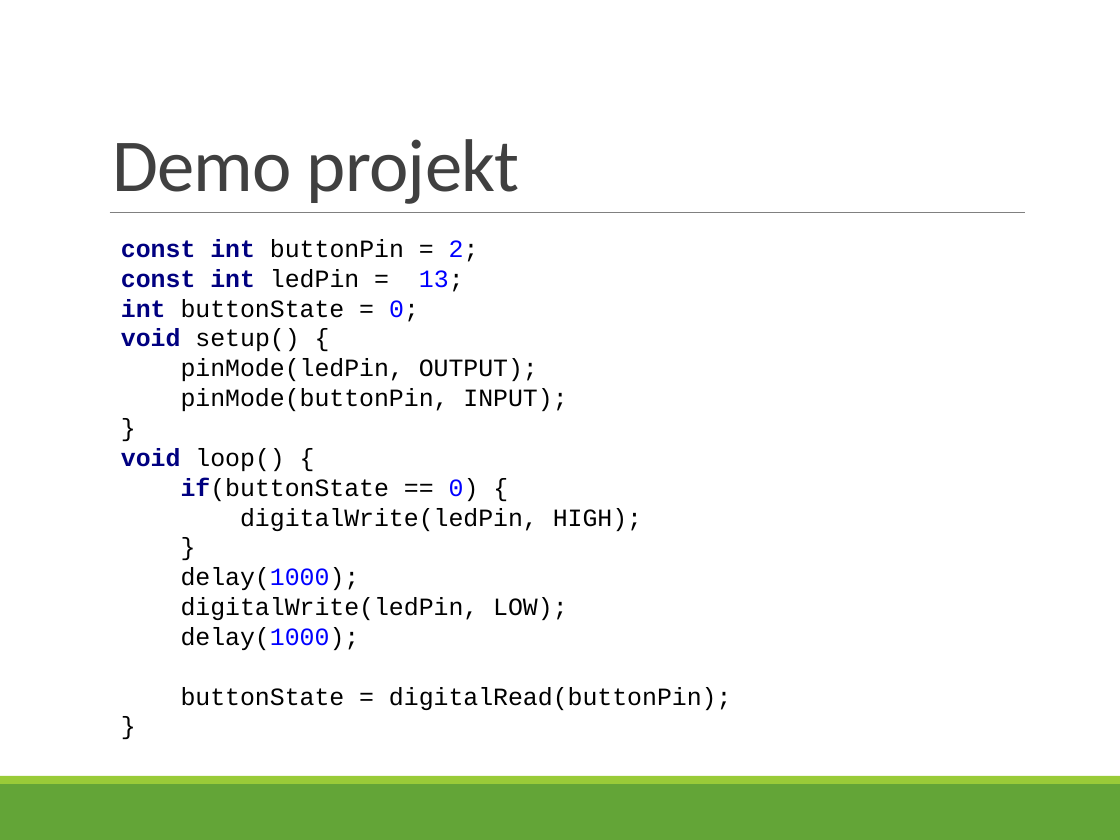
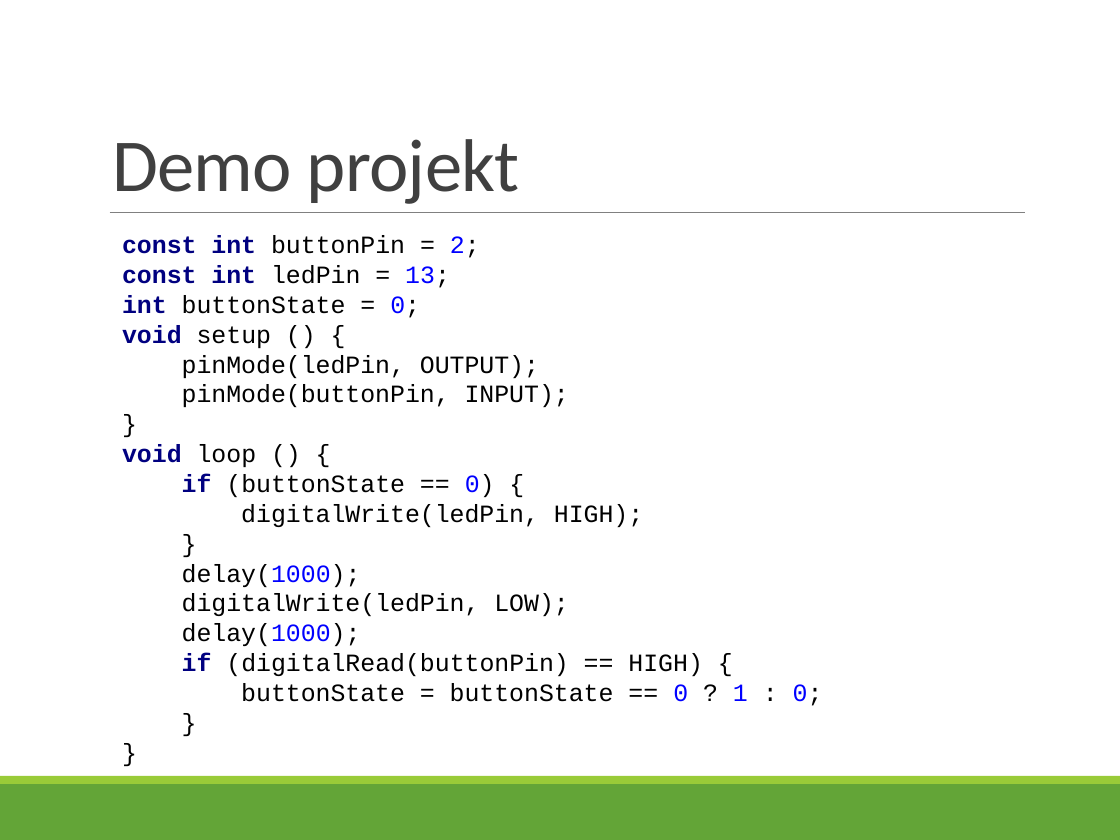
Before and after one commit to ppatrik/DiplomovaPraca, a slide deck: slide 5 of Prezentacie/prezentacia.pptx. Drawn at 1120x840 pixels with LibreOffice and Linux fonts; fonts in the diff are those of the drawing. Boxes give left, top, right and bottom in pixels: in the first picture for what was removed or moved away, otherwise in the second. Text is boxed around its words. In the diff, an @@ line names an element or a change of style, - is before the commit and + after.

```diff
--- a/Prezentacie/prezentacia.pptx
+++ b/Prezentacie/prezentacia.pptx
@@ text at (122,235,823,706): text changed @@
-const int buttonPin = 2;
-const int ledPin = 13;
-int buttonState = 0;
-void setup() {
-pinMode(ledPin, OUTPUT);
-pinMode(buttonPin, INPUT);
-}
-void loop() {
-if(buttonState == 0) {
-digitalWrite(ledPin, HIGH);
-}
-delay(1000);
-digitalWrite(ledPin, LOW);
-delay(1000);
-buttonState = digitalRead(buttonPin);
-}
+const int buttonPin = 2;
+const int ledPin = 13;
+int buttonState = 0;
+void setup () {
+pinMode(ledPin, OUTPUT);
+pinMode(buttonPin, INPUT);
+}
+void loop () {
+if (buttonState == 0) {
+digitalWrite(ledPin, HIGH);
+}
+delay(1000);
+digitalWrite(ledPin, LOW);
+delay(1000);
+if (digitalRead(buttonPin) == HIGH) {
+buttonState = buttonState == 0 ? 1 : 0;
+}
+}
```
Also in this commit, not shown: 7 other slides changed, 1 slide added, 2 other files.
